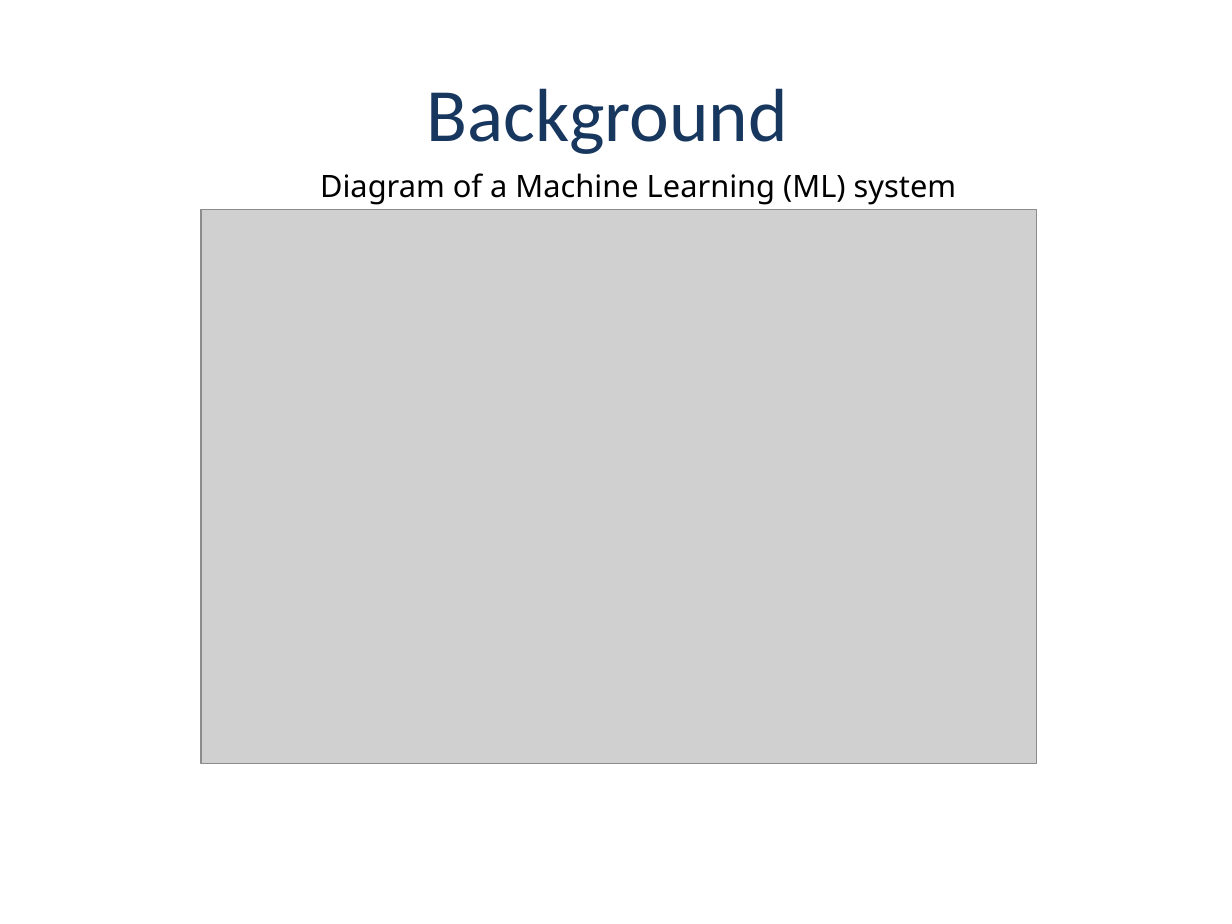
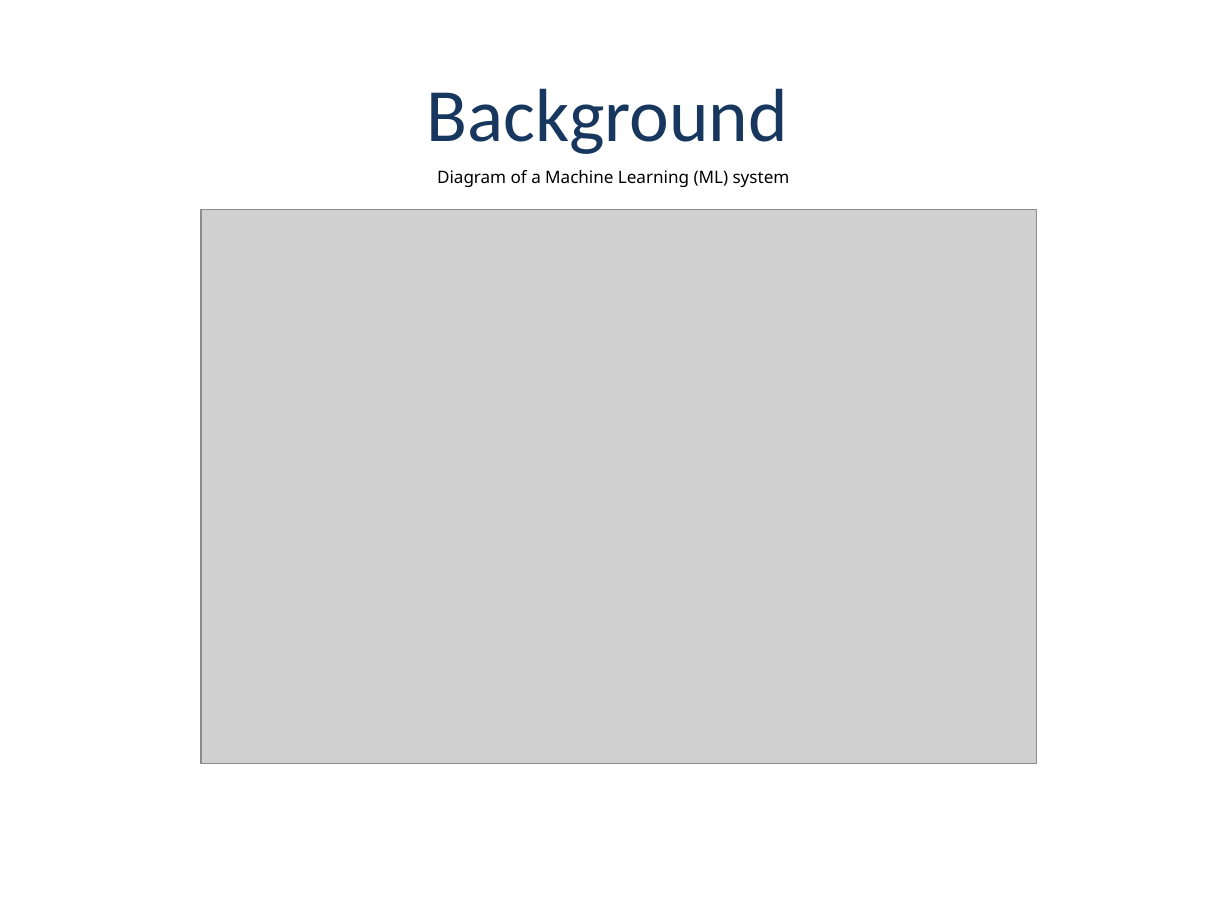
Before and after one commit to dmf49/cs5542FinalProject, a slide deck: slide 5 of Project Presentaion - Group 2- v1.2.0.pptx. Drawn at 1232x924 pixels with LibreOffice and Linux fonts; fonts in the diff are those of the drawing; grey boxes stand for pictures; background and template pictures are left out. Boxes give left, top, right and bottom in pixels: in the first picture for what was removed or moved away, otherwise in the second. Text is boxed around its words. In the diff, an @@ line names an element or a change of style, - is before the commit and + after.

```diff
--- a/Project Presentaion - Group 2- v1.2.0.pptx
+++ b/Project Presentaion - Group 2- v1.2.0.pptx
@@ text "Diagram of a Machine Learning ...": place and size @@
-text "Diagram of a Machine Learning ..." at box(320, 173, 957, 205)
+text "Diagram of a Machine Learning ..." at box(437, 170, 790, 187)
@@ text "Diagram of a Machine Learning ..." at box(437, 170, 790, 187): size 18 to 10 pt @@
```
Also in this commit, not shown: 6 other slides changed, 7 slides added, 5 slides removed.
